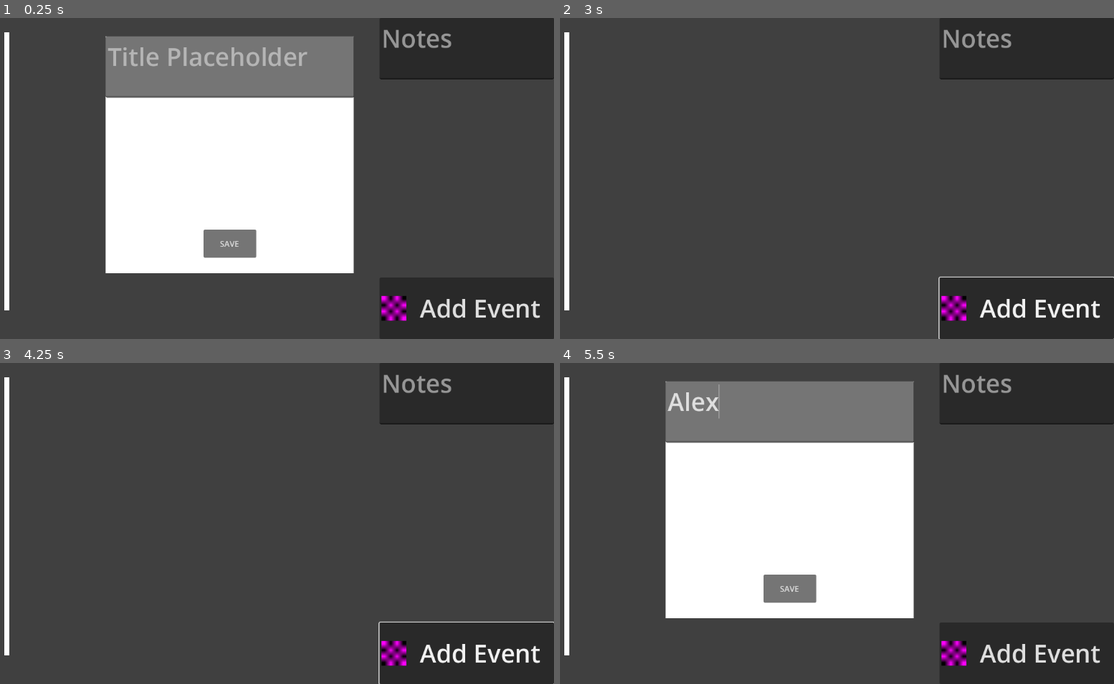
Above: before the commit, frames 1-4 (two rows, left to right).
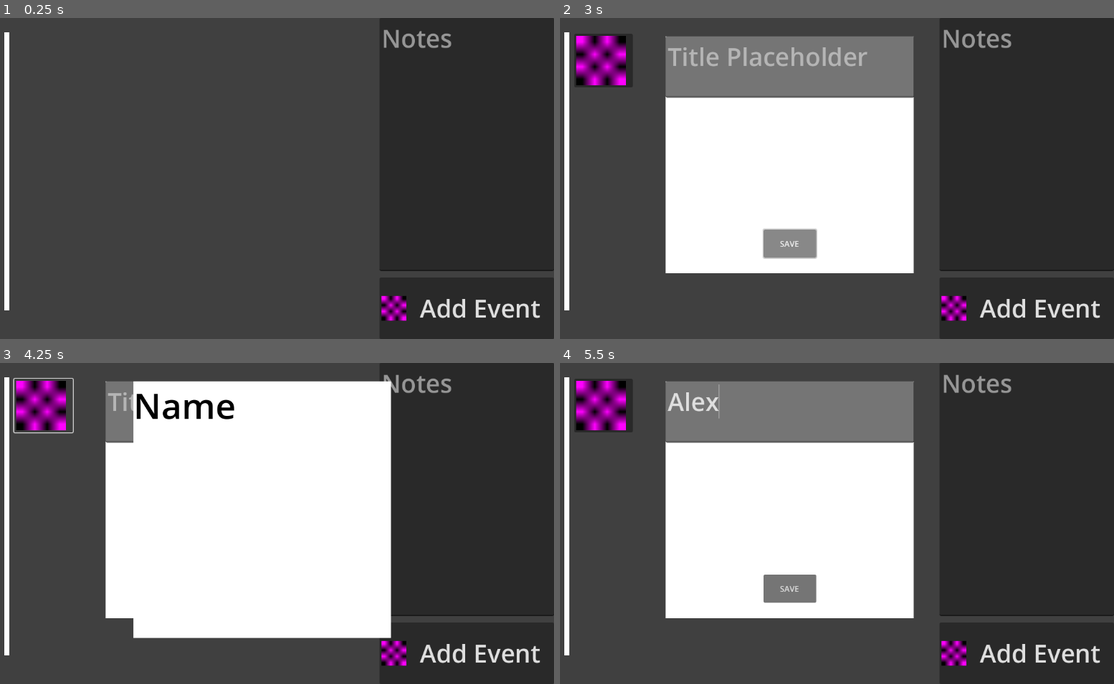
Above: after the commit, the same moments.

Repository: Rover-N/congressional-app-challenge-2025
Game: Godot game, scene res://scenes/main.tscn
Two runs of this game, one before a commit and one after it. Both use one fixed random seed, a clock stepped at 60 frames per second and the inputs below.
Inputs (mouse positions are in pixels of both pictures, inside the frame that each line leads up to):
- Up to frame 1 (0.25 s): no input
- Up to frame 2 (3 s): click "Add Event" at 0.5 s; click "Add Event" at 1.25 s; click "Add Event" at 2 s; click (787, 242) at 2.75 s, where only the run after the commit has a clickable "SAVE"
- Up to frame 3 (4.25 s): click (44, 404) at 3.52 s
- Up to frame 4 (5.5 s): tap Enter at 4.25 s; click (787, 411) at 5.02 s; type "Alex" at 5.1 s

The runs differ from the first frame. In frame 1, 33% of the frame differs, in the area x 19-100%, y 5-80%; in frame 2, 35%; in frame 3, 43%, in the area x 2-100%, y 4-100%; in frame 4, 1.6%.

Commit message:
Made it so the events hide and show as they should
This ate fr fr

Diff:
--- a/menu_button.gd
+++ b/menu_button.gd
@@ -1,4 +1,4 @@
 extends Button
 
-func _button_down():
-	$EventMenuShow.visible = !$EventMenuShow.visible
+func _pressed():
+	$Screen/EventMenuShow.visible = !$Screen/EventMenuShow.visible
--- a/project.godot
+++ b/project.godot
@@ -12,5 +12,5 @@
 
 config/name="Congressional App Challenge 2025 Super"
 run/main_scene="uid://dkn2br1guakd7"
-config/features=PackedStringArray("4.5", "GL Compatibility")
+config/features=PackedStringArray("4.4", "GL Compatibility")
 config/icon="res://assets/icon.svg"
--- a/scenes/main.tscn
+++ b/scenes/main.tscn
@@ -29,7 +29,7 @@
 anchor_left = 1.0
 anchor_right = 1.0
 offset_left = -351.0
-offset_bottom = 124.0
+offset_bottom = 511.0
 grow_horizontal = 0
 theme_override_font_sizes/font_size = 50
 placeholder_text = "Notes"
@@ -64,6 +64,7 @@
 icon = SubResource("PlaceholderTexture2D_o5qli")
 
 [node name="NewEventMenu" type="ColorRect" parent="ColorRect/NewEventButton"]
+visible = false
 layout_mode = 0
 offset_left = -551.0
 offset_top = -487.0
--- a/scenes/menu_button.tscn
+++ b/scenes/menu_button.tscn
@@ -13,15 +13,16 @@
 icon = SubResource("PlaceholderTexture2D_sd4kj")
 script = ExtResource("1_xsssc")
 
-[node name="CanvasLayer" type="CanvasLayer" parent="."]
+[node name="Screen" type="CanvasLayer" parent="."]
 
-[node name="EventMenuShow" type="ColorRect" parent="CanvasLayer"]
+[node name="EventMenuShow" type="ColorRect" parent="Screen"]
+visible = false
 offset_left = 306.0
 offset_top = 37.0
 offset_right = 824.0
 offset_bottom = 555.0
 
-[node name="Title" type="Label" parent="CanvasLayer/EventMenuShow"]
+[node name="Title" type="Label" parent="Screen/EventMenuShow"]
 layout_mode = 0
 offset_right = 40.0
 offset_bottom = 23.0
